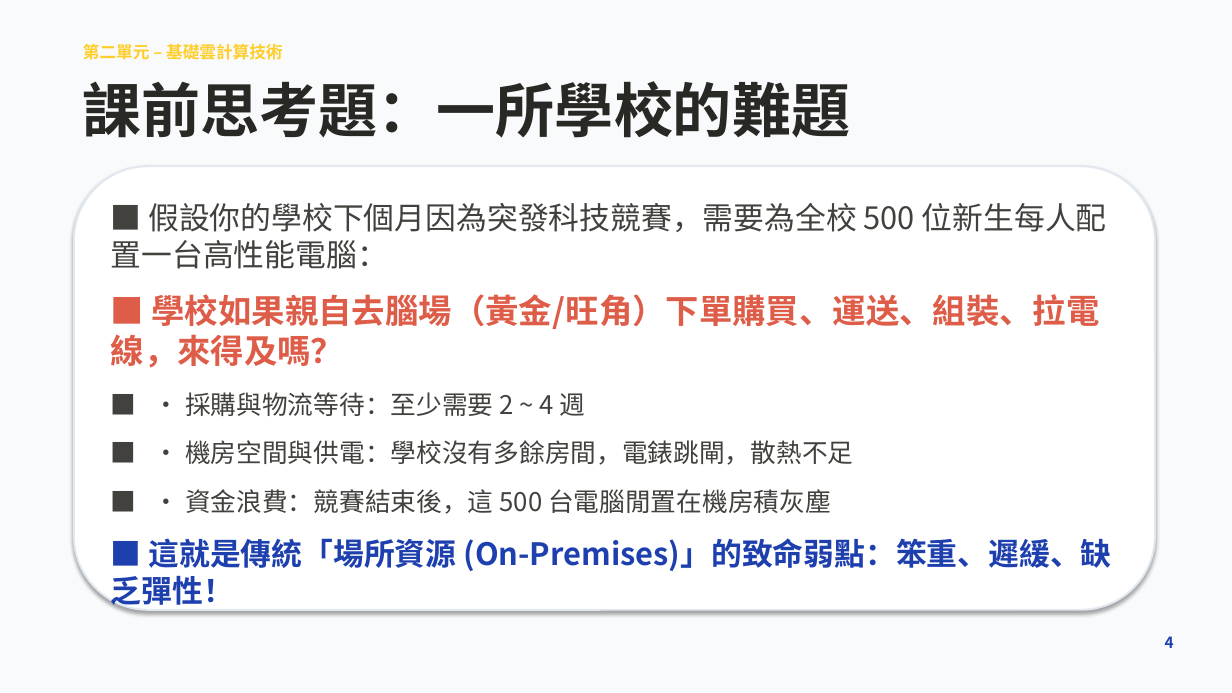
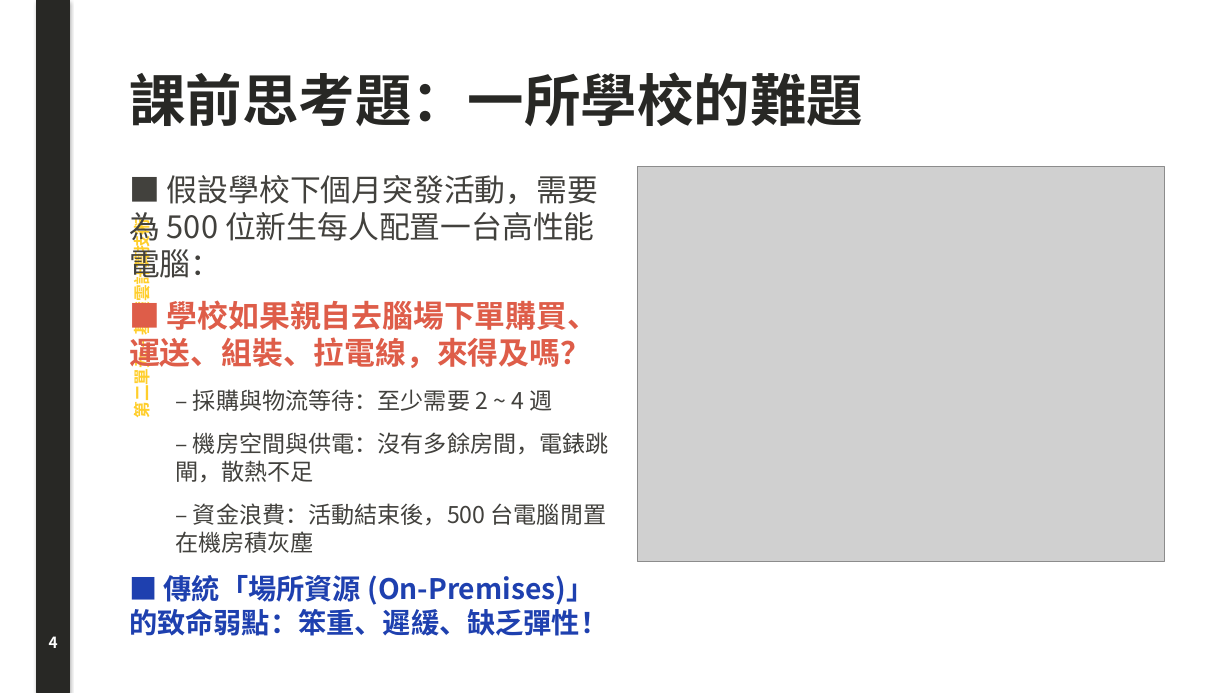
Before and after one commit to joe-ging/seed-cloud-curriculum, a slide deck: slide 4 of downloads/Deck01_Cloud_Foundations_Lecture_Note.pptx. Drawn at 1232x693 pixels with LibreOffice and Linux fonts; fonts in the diff are those of the drawing; grey boxes stand for pictures. Boxes give left, top, right and bottom in pixels: in the first picture for what was removed or moved away, otherwise in the second. Text is boxed around its words. In the diff, an @@ line names an element or a change of style, - is before the commit and + after.

Commit message:
feat: faithful original PPT layout with left vertical sidebar and large illustrations

```diff
--- a/downloads/Deck01_Cloud_Foundations_Lecture_Note.pptx
+++ b/downloads/Deck01_Cloud_Foundations_Lecture_Note.pptx
@@ rectangle: place and size @@
-rectangle at box(0, 0, 1232, 693)
+rectangle at box(37, 0, 69, 693)
@@ rectangle at box(37, 0, 69, 693): fill #F8FAFC to #282825; outline #F8FAFC 0.75 pt to #282825 0.75 pt @@
@@ text "第二單元 – 基礎雲計算技術": place and size @@
-text "第二單元 – 基礎雲計算技術" at box(83, 43, 283, 60)
+text "第二單元 – 基礎雲計算技術" at box(129, 230, 153, 417)
@@ text "第二單元 – 基礎雲計算技術" at box(129, 230, 153, 417): rotation 0 to 270 degrees @@
@@ text "課前思考題：一所學校的難題": place and size @@
-text "課前思考題：一所學校的難題" at box(83, 81, 850, 138)
+text "課前思考題：一所學校的難題" at box(129, 72, 863, 126)
@@ text "課前思考題：一所學校的難題" at box(129, 72, 863, 126): size 46 to 44 pt @@
@@ rounded rectangle removed at box(74, 166, 1155, 610) @@
@@ text at box(129, 175, 609, 636): text changed; size 24 to 18 pt @@
-■ 假設你的學校下個月因為突發科技競賽，需要為全校 500 位新生每人配置一台高性能電腦：
-■ 學校如果親自去腦場（黃金/旺角）下單購買、運送、組裝、拉電線，來得及嗎？
-■ • 採購與物流等待：至少需要 2 ~ 4 週
-■ • 機房空間與供電：學校沒有多餘房間，電錶跳閘，散熱不足
-■ • 資金浪費：競賽結束後，這 500 台電腦閒置在機房積灰塵
-■ 這就是傳統「場所資源 (On-Premises)」的致命弱點：笨重、遲緩、缺乏彈性！
+■ 假設學校下個月突發活動，需要為 500 位新生每人配置一台高性能電腦：
+■ 學校如果親自去腦場下單購買、運送、組裝、拉電線，來得及嗎？
+  – 採購與物流等待：至少需要 2 ~ 4 週
+  – 機房空間與供電：沒有多餘房間，電錶跳閘，散熱不足
+  – 資金浪費：活動結束後，500 台電腦閒置在機房積灰塵
+■ 傳統「場所資源 (On-Premises)」的致命弱點：笨重、遲緩、缺乏彈性！
@@ picture added at box(638, 166, 1165, 562) @@
@@ text "4": place and size @@
-text "4" at box(1165, 636, 1174, 648)
+text "4" at box(49, 636, 58, 648)
@@ text "4" at box(49, 636, 58, 648): text colour #1E40AF to #FFFFFF; alignment right to centre @@
```
Also in this commit, not shown: 15 other slides changed, 24 slides added, 24 slides removed, 3 other files.
